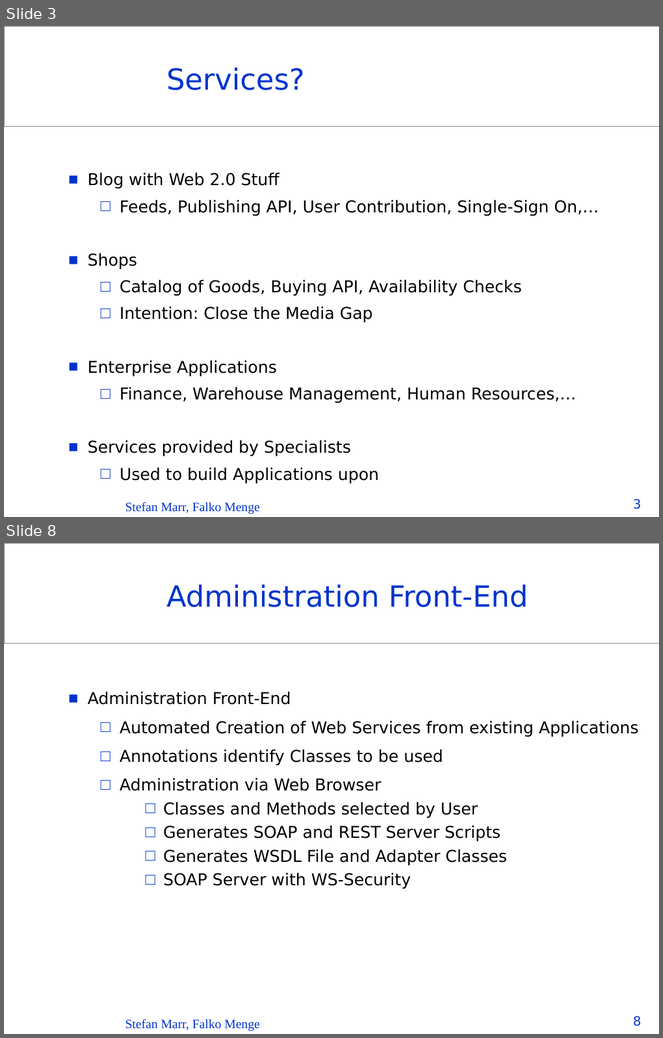
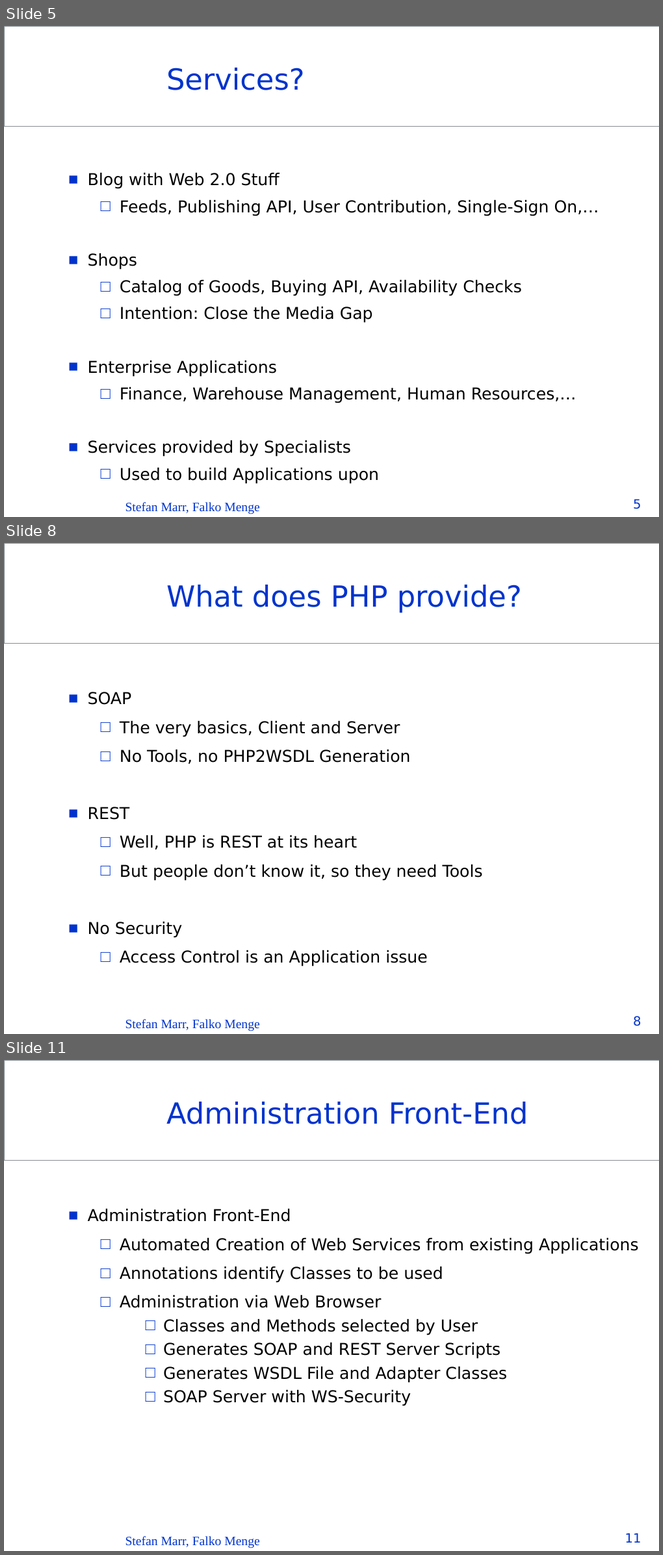
Before and after one commit to Seb35/InstantSVC, a slide deck: doc/presentations/InstantSVC - FrOSCon 2007.ppt. Shown one above the other, each under a label of ours: slides 3 and 8 before the commit, slides 5, 8 and 11 after it; the slides between them are not shown. The pictures are 663x1038 and 663x1555 pixels, drawn with LibreOffice and Linux fonts; fonts in the diff are those of the drawing; background and template pictures are left out. Boxes give left, top, right and bottom in pixels: in the first picture for what was removed or moved away, otherwise in the second. Text is boxed around its words. In the diff, an @@ line names an element or a change of style, - is before the commit and + after.

```diff
--- a/doc/presentations/InstantSVC - FrOSCon 2007.ppt
+++ b/doc/presentations/InstantSVC - FrOSCon 2007.ppt
@@ slide 8 added at (4,543,659,1034), background #FFFFFF; not listed: 1 template element that a slide beside it also shows @@
@@ title added at (166,585,522,613), 32 pt, text #0033CC @@
+What does PHP provide?
@@ text added at (88,692,483,967), 18 pt, text #000000 @@
+  ■ SOAP
+    □ The very basics, Client and Server
+    □ No Tools, no PHP2WSDL Generation
+  ■ REST
+    □ Well, PHP is REST at its heart
+    □ But people don’t know it, so they need Tools
+  ■ No Security
+    □ Access Control is an Application issue
@@ text added at (126,1019,259,1032), 14 pt, text #0033CC @@
+Stefan Marr, Falko Menge
@@ page number added at (633,1016,641,1027), 14 pt, text #0033CC @@
+8
@@ what was slide 3 is now slide 5 @@
@@ page number at (633,499,641,510): text changed @@
-3
+5
@@ what was slide 8 is now slide 11 @@
@@ page number at (625,1533,642,1543): text changed @@
-8
+11
```
Also in this commit, not shown: 5 slides changed, 4 other slides added, 1 other file.
